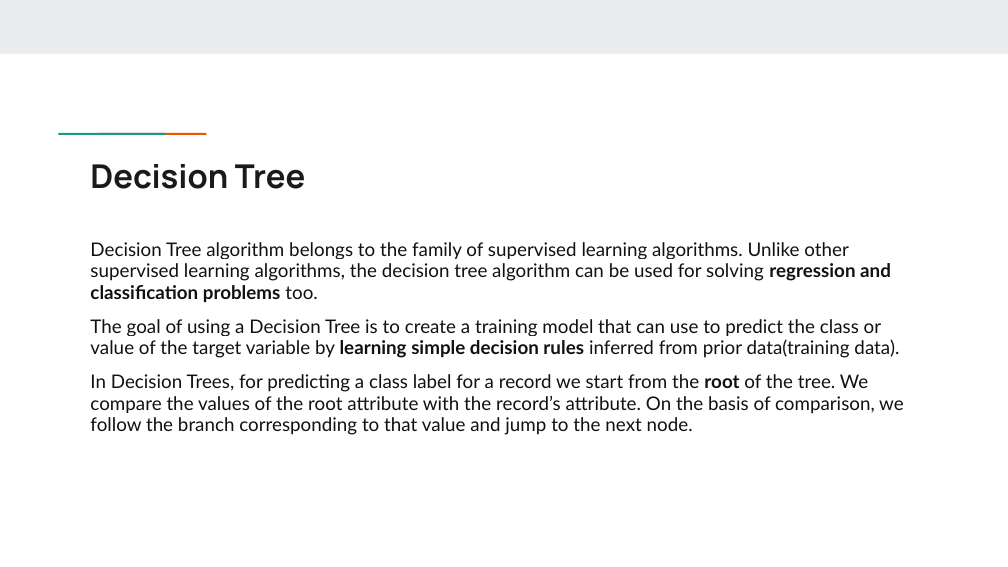
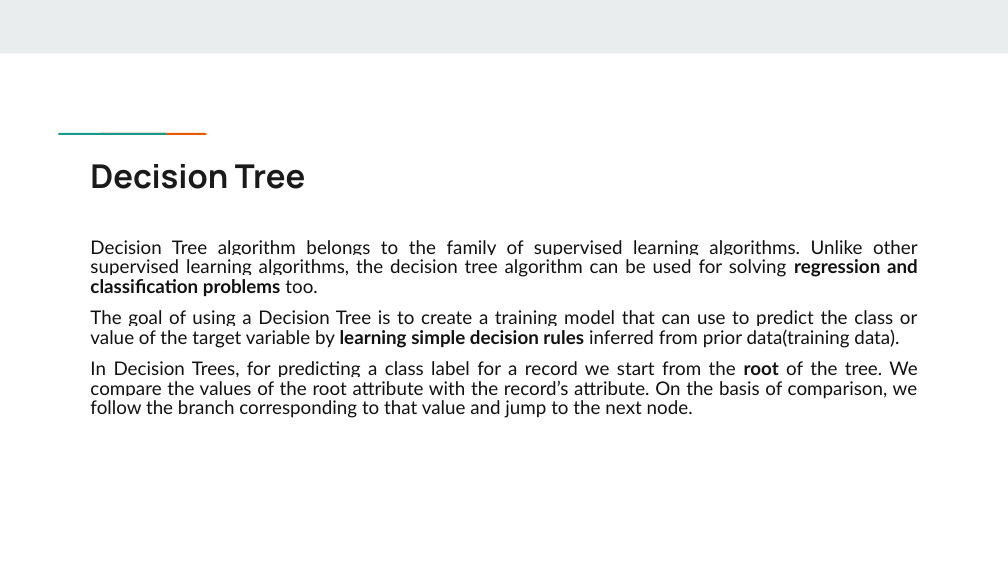
Before and after one commit to rajat-singh1999/MCA, a slide deck: slide 9 of references for set/code/review 1.pptx. Drawn at 1008x567 pixels with LibreOffice and Linux fonts; fonts in the diff are those of the drawing. Boxes give left, top, right and bottom in pixels: in the first picture for what was removed or moved away, otherwise in the second. Text is boxed around its words. In the diff, an @@ line names an element or a change of style, - is before the commit and + after.

```diff
--- a/references for set/code/review 1.pptx
+++ b/references for set/code/review 1.pptx
@@ text "Decision Tree algorithm belongs to ..." at box(90, 240, 918, 418): alignment left to justified; line spacing 0.95 to 0.85 @@
```
Also in this commit, not shown: 6 other slides changed, 19 other files.
